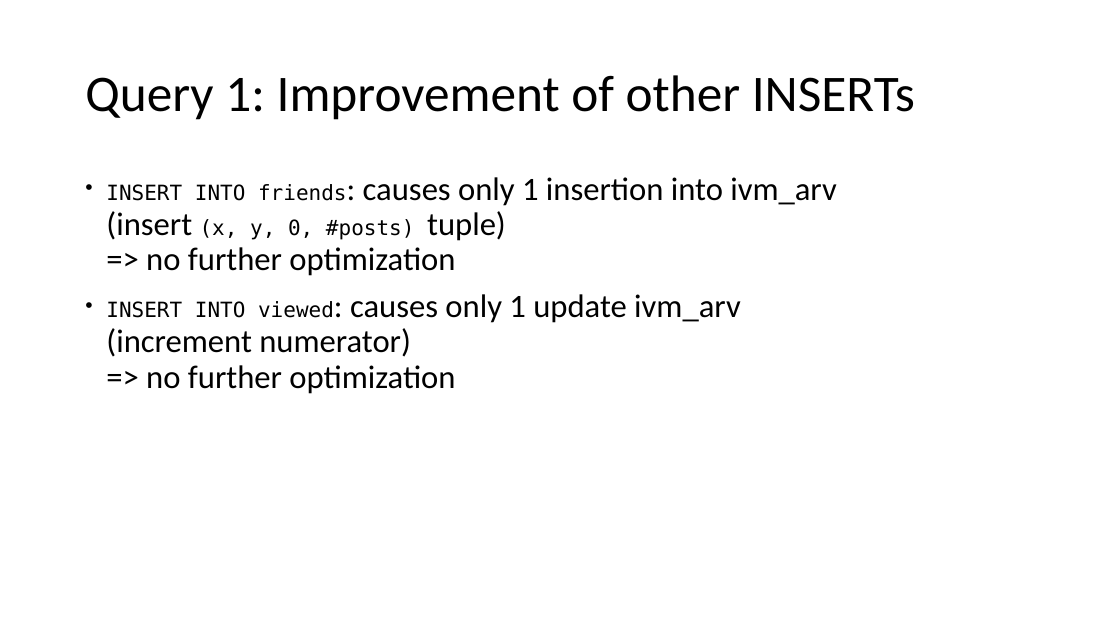
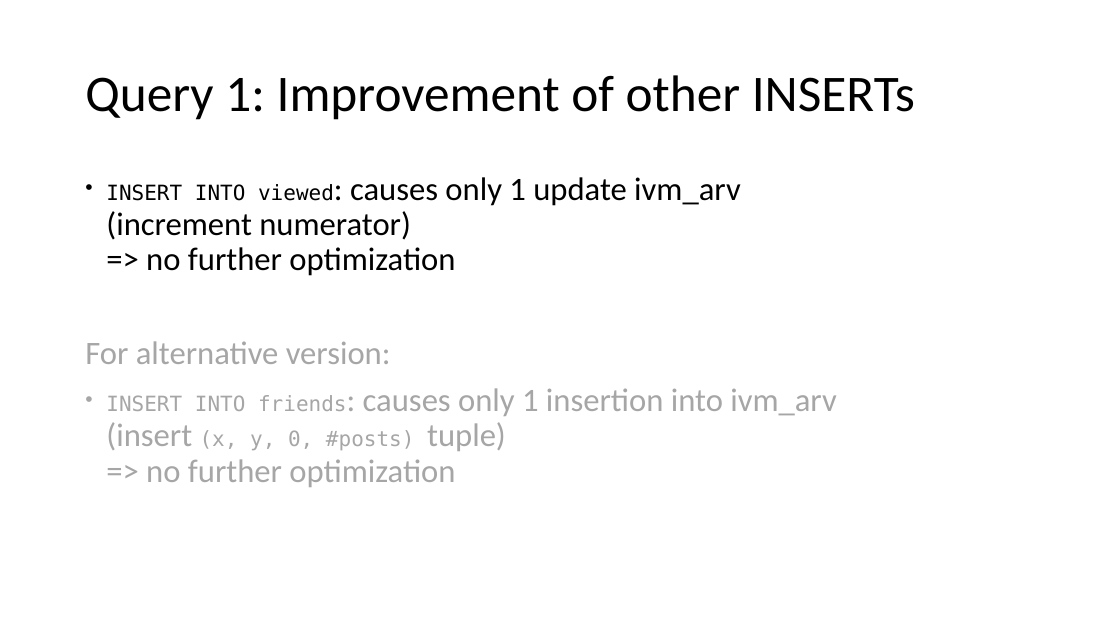
Before and after one commit to matthias-springer/cse190-database-analytics, a slide deck: slide 21 of presentation/presentation.pptx (slide 16 before the commit). Drawn at 1120x630 pixels with LibreOffice and Linux fonts; fonts in the diff are those of the drawing. Boxes give left, top, right and bottom in pixels: in the first picture for what was removed or moved away, otherwise in the second. Text is boxed around its words. In the diff, an @@ line names an element or a change of style, - is before the commit and + after.

```diff
--- a/presentation/presentation.pptx
+++ b/presentation/presentation.pptx
@@ text at <box>85,177,741,364</box>: paragraphs added @@
+• INSERT INTO viewed: causes only 1 update ivm_arv
+  (increment numerator)
+  => no further optimization
+For alternative version:
@@ text at <box>106,294,741,394</box>: paragraph removed @@
-• INSERT INTO viewed: causes only 1 update ivm_arv
-  (increment numerator)
-  => no further optimization
@@ text at <box>106,388,837,487</box>: text colour #000000 to #A6A6A6 in "INSERT INTO friends: causes only 1 insertion ..." @@
```
Also in this commit, not shown: 15 other slides changed, 11 slides added, 2 slides removed.
